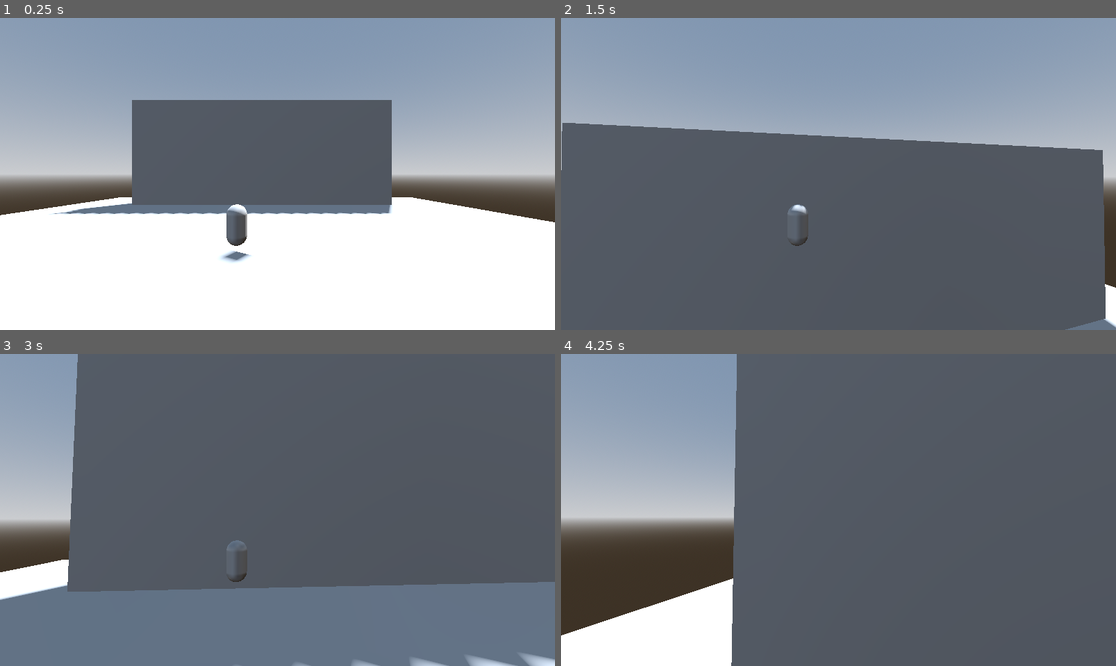
Above: before the commit, frames 1-4 (two rows, left to right).
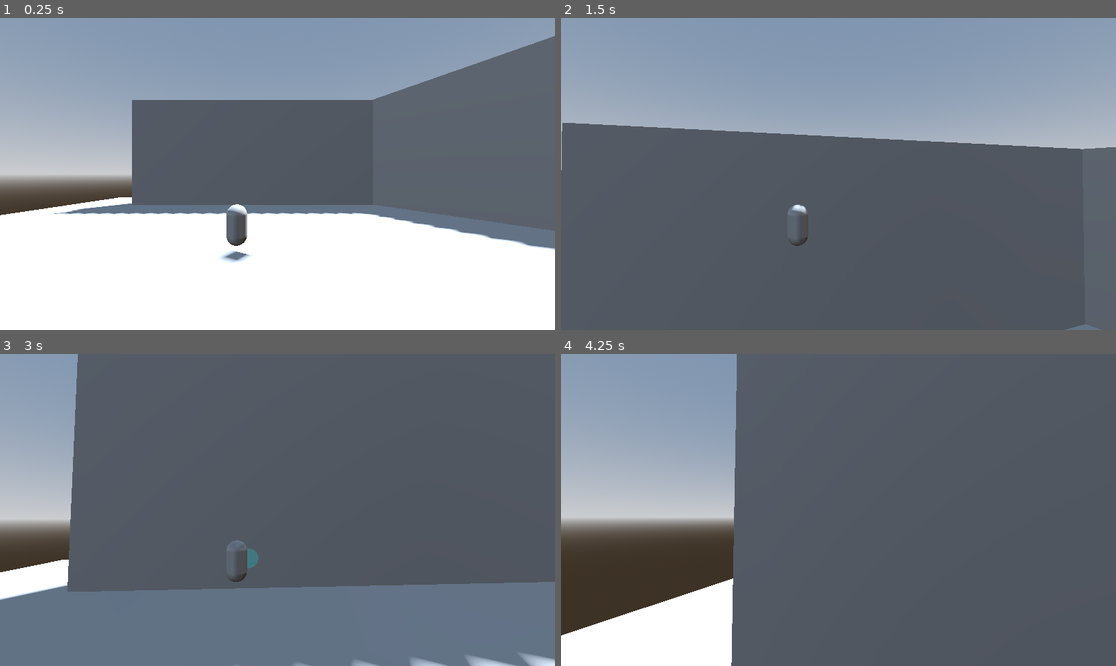
Above: after the commit, the same moments.

Repository: RoaFE/PizzaJam-16
Game: Godot game, scene res://Scenes/test.tscn
The game is run twice, just before and just after one commit, with the same random seed, the same clock (stepped at 60 frames per second) and the same inputs.
Inputs (mouse positions are in pixels of both pictures, inside the frame that each line leads up to):
- Up to frame 1 (0.25 s): no input
- Up to frame 2 (1.5 s): tap Enter at 0.5 s; move the mouse to (866, 174) at 0.52 s; hold W (move_forward) from 0.53 s (still down); click (866, 174) at 0.6 s; tap Space (jump) at 0.77 s; tap E (interact, bound only after the commit) at 0.8, 1.35 s; move the mouse to (810, 174) at 1.27 s
- Up to frame 3 (3 s): keep holding W (move_forward); tap Space (jump) at 1.52, 2 s; tap Mouse wheel up (last_item, bound only after the commit) at 1.55, 2.1 s; move the mouse to (288, 503) at 2.02 s; tap Mouse wheel down (next_item, bound only after the commit) at 2.3, 2.85 s; move the mouse to (271, 516) at 2.77 s
- Up to frame 4 (4.25 s): keep holding W (move_forward); tap Space (jump) at 3.02, 3.77 s; click (832, 516) at 3.05 s; move the mouse to (877, 513) at 3.52 s; click (877, 513) at 3.6 s; tap E (interact, bound only after the commit) at 3.8 s

The runs differ from the first frame. In frame 1, 16% of the frame differs, in the area x 65-100%, y 5-75%; in frame 2, 1.3%; in frame 3, 0.1%; in frame 4, nothing differs.
Error before the commit: Cannot call method 'instantiate' on a null value. (res://Scripts/Drill.gd:12)

Commit message:
Basic inventory system done + indicators

Diff:
--- /dev/null
+++ b/pizza-jam-16/Materials/Indicator.tres
@@ -0,0 +1,6 @@
+[gd_resource type="StandardMaterial3D" format=3 uid="uid://capg7rn487e6j"]
+
+[resource]
+transparency = 1
+shading_mode = 0
+albedo_color = Color(0, 0.9833336, 1, 0.19607843)
--- a/pizza-jam-16/Scenes/DrillBug.tscn
+++ b/pizza-jam-16/Scenes/DrillBug.tscn
@@ -1,8 +1,9 @@
 [gd_scene format=3 uid="uid://57kqhur3tcgo"]
 
 [ext_resource type="PackedScene" uid="uid://csu41vcu1olum" path="res://Scenes/CharacterController.tscn" id="1_b8i1x"]
-[ext_resource type="Script" uid="uid://c8flo1dpk04ir" path="res://Scripts/Drill.gd" id="2_b8i1x"]
-[ext_resource type="Script" uid="uid://bme0x1f1xvqs4" path="res://Scenes/Inventory.gd" id="2_ekfui"]
+[ext_resource type="Script" uid="uid://bme0x1f1xvqs4" path="res://Scripts/Inventory.gd" id="2_ekfui"]
+[ext_resource type="PackedScene" uid="uid://dvap6vxfbbjyc" path="res://Scenes/DrillTool.tscn" id="3_pmbcc"]
+[ext_resource type="PackedScene" uid="uid://bac4ho8vi50nr" path="res://Scenes/HammerTool.tscn" id="4_jrf37"]
 
 [node name="Char" unique_id=2034992785 instance=ExtResource("1_b8i1x")]
 collision_layer = 2
@@ -10,12 +11,16 @@
 [node name="ItemSlot" type="Node3D" parent="CollisionShape3D" parent_id_path=PackedInt32Array(1034918182) index="0" unique_id=2086904975]
 transform = Transform3D(1, 0, 0, 0, 1, 0, 0, 0, 1, 0.05, 0, 0)
 
-[node name="InputSpot" type="Node3D" parent="MeshInstance3D" parent_id_path=PackedInt32Array(1767074750) index="0" unique_id=1957297664]
+[node name="InputSpot" type="Node3D" parent="MeshInstance3D" parent_id_path=PackedInt32Array(1767074750) index="0" unique_id=1957297664 node_paths=PackedStringArray("_items")]
 transform = Transform3D(1, 0, 0, 0, 1, 0, 0, 0, 1, 0.05, 0, 0)
 script = ExtResource("2_ekfui")
+_items = [NodePath("Drill"), NodePath("Hammer")]
 
-[node name="Drill" type="Node3D" parent="MeshInstance3D/InputSpot" index="0" unique_id=890752707]
-script = ExtResource("2_b8i1x")
+[node name="Drill" parent="MeshInstance3D/InputSpot" index="0" unique_id=690692289 node_paths=PackedStringArray("_orientationSpace") instance=ExtResource("3_pmbcc")]
+_orientationSpace = NodePath("../../../Orbit")
+
+[node name="Hammer" parent="MeshInstance3D/InputSpot" index="1" unique_id=1104226804 node_paths=PackedStringArray("_orientationSpace") instance=ExtResource("4_jrf37")]
+_orientationSpace = NodePath("../../../Orbit")
 
 [node name="Orbit" parent="." index="2" unique_id=1798830263]
 transform = Transform3D(1, 0, 0, 0, 1, 0, 0, 0, 1, 0, 0.05, 0)
--- /dev/null
+++ b/pizza-jam-16/Scenes/DrillTool.tscn
@@ -0,0 +1,26 @@
+[gd_scene format=3 uid="uid://dvap6vxfbbjyc"]
+
+[ext_resource type="Script" uid="uid://c8flo1dpk04ir" path="res://Scripts/Drill.gd" id="1_mko04"]
+[ext_resource type="PackedScene" uid="uid://bmp6aynjw31j7" path="res://Scenes/DrillHole.tscn" id="2_j8xhm"]
+
+[sub_resource type="StandardMaterial3D" id="StandardMaterial3D_mko04"]
+transparency = 1
+shading_mode = 0
+albedo_color = Color(0, 0.9833336, 1, 0.19607843)
+
+[sub_resource type="SphereMesh" id="SphereMesh_j8xhm"]
+material = SubResource("StandardMaterial3D_mko04")
+radius = 0.05
+height = 0.1
+
+[node name="Drill" type="Node3D" unique_id=690692289 node_paths=PackedStringArray("_rayCast", "_indicator")]
+script = ExtResource("1_mko04")
+_drillHole = ExtResource("2_j8xhm")
+_rayCast = NodePath("RayCast3D")
+_indicator = NodePath("MeshInstance3D")
+
+[node name="RayCast3D" type="RayCast3D" parent="." unique_id=808189576]
+target_position = Vector3(0, 0, -1)
+
+[node name="MeshInstance3D" type="MeshInstance3D" parent="." unique_id=332538160]
+mesh = SubResource("SphereMesh_j8xhm")
--- /dev/null
+++ b/pizza-jam-16/Scenes/HammerTool.tscn
@@ -0,0 +1,23 @@
+[gd_scene format=3 uid="uid://bac4ho8vi50nr"]
+
+[ext_resource type="Script" uid="uid://dvc5ij22qj2rc" path="res://Scripts/hammer.gd" id="1_1s4de"]
+[ext_resource type="PackedScene" uid="uid://cuewm1i20c650" path="res://Scenes/shelf.tscn" id="2_3d236"]
+[ext_resource type="Material" uid="uid://capg7rn487e6j" path="res://Materials/Indicator.tres" id="3_3d236"]
+
+[sub_resource type="BoxMesh" id="BoxMesh_t28vx"]
+material = ExtResource("3_3d236")
+size = Vector3(0.05, 0.05, 0.05)
+
+[node name="Hammer" type="Node3D" unique_id=1104226804 node_paths=PackedStringArray("_rayCast", "_indicator")]
+script = ExtResource("1_1s4de")
+_buildable = ExtResource("2_3d236")
+_rayCast = NodePath("RayCast3D")
+_indicator = NodePath("MeshInstance3D")
+_collisionMask = 4
+
+[node name="RayCast3D" type="RayCast3D" parent="." unique_id=1867502713]
+target_position = Vector3(0, 0, -1)
+collision_mask = 4
+
+[node name="MeshInstance3D" type="MeshInstance3D" parent="." unique_id=1592066759]
+mesh = SubResource("BoxMesh_t28vx")
--- /dev/null
+++ b/pizza-jam-16/Scenes/Interactable.tscn
@@ -0,0 +1,6 @@
+[gd_scene format=3 uid="uid://g8caqri1e4sy"]
+
+[ext_resource type="Script" uid="uid://bn0880x17dwak" path="res://interactable.gd" id="1_pi15k"]
+
+[node name="Interactable" type="Node3D" unique_id=180072882]
+script = ExtResource("1_pi15k")
--- /dev/null
+++ b/pizza-jam-16/Scenes/Interactor.tscn
@@ -0,0 +1,9 @@
+[gd_scene format=3 uid="uid://bbopbtejiiyvm"]
+
+[ext_resource type="Script" uid="uid://cb208wkproylj" path="res://Scripts/Interactor.gd" id="1_cr4d8"]
+
+[node name="Node3D" type="Node3D" unique_id=720486732]
+script = ExtResource("1_cr4d8")
+
+[node name="RayCast3D" type="RayCast3D" parent="." unique_id=1105856778]
+target_position = Vector3(0, 0, -1)
--- a/pizza-jam-16/Scenes/test.tscn
+++ b/pizza-jam-16/Scenes/test.tscn
@@ -51,3 +51,12 @@
 
 [node name="CollisionShape3D" type="CollisionShape3D" parent="MeshInstance3D2/StaticBody3D" unique_id=773999099]
 shape = SubResource("BoxShape3D_8od7v")
+
+[node name="MeshInstance3D3" type="MeshInstance3D" parent="." unique_id=1254135670]
+transform = Transform3D(1.6999998, 0, -0.25980762, 0, 1.4, 0, 2.9444866, 0, 0.14999999, 2.399384, 0.6728525, -0.30869174)
+mesh = SubResource("BoxMesh_lc1oi")
+
+[node name="StaticBody3D" type="StaticBody3D" parent="MeshInstance3D3" unique_id=961742083]
+
+[node name="CollisionShape3D" type="CollisionShape3D" parent="MeshInstance3D3/StaticBody3D" unique_id=579392381]
+shape = SubResource("BoxShape3D_8od7v")
--- a/pizza-jam-16/Scripts/Drill.gd
+++ b/pizza-jam-16/Scripts/Drill.gd
@@ -2,8 +2,14 @@
 
 @export var _drillHole : PackedScene
 
+@export var _rayCast : RayCast3D
+
+@export var _indicator : Node3D
+
 func Action():
-	super.Action()
+
+	if(!_equipped):
+		return
 
 	var result = super.ShootRay()
 	if result:
@@ -14,10 +20,20 @@
 		hole.transform = align_with_z(hole.transform, result.normal)
 		hole.global_position = result.position;
 
+func _physics_process(_delta: float) -> void:
+	_rayCast.basis = _orientationSpace.basis
+	if(_rayCast.is_colliding() && _equipped):
+		_indicator.visible = true
+		var pos = _rayCast.get_collision_point()
+		_indicator.global_position = pos
+	else:
+		_indicator.visible = false
+
 
 ## Transfer to Util Class
 func align_with_z(xform, new_z):
 	xform.basis.z = new_z
+	xform.basis.y = Vector3(0,1,0)
 	xform.basis.x = -xform.basis.y.cross(new_z)
 	xform.basis = xform.basis.orthonormalized()
 	return xform
--- /dev/null
+++ b/pizza-jam-16/Scripts/Interactor.gd
@@ -0,0 +1,26 @@
+extends Node3D
+
+@export var _rayCast : RayCast3D
+
+var _curIntercatble : Interactable
+
+# Called when the node enters the scene tree for the first time.
+func _ready() -> void:
+	pass # Replace with function body.
+
+func _physics_process(_delta: float) -> void:
+	if(_rayCast.is_colliding()):
+		var object = _rayCast.get_collider()
+		if object is CollisionObject3D and object.get_parent_node_3d() is Interactable:
+			EvaluateInteractable(object.get_parent_node_3d())
+	if(Input.is_action_just_pressed("interact") && _curIntercatble != null):
+		_curIntercatble.Interact();
+
+
+func EvaluateInteractable(interactable : Interactable):
+	if(interactable == _curIntercatble):
+		return
+	if(_curIntercatble != null):
+		#clear up
+		_curIntercatble = null
+	_curIntercatble = interactable
--- a/pizza-jam-16/Scenes/Inventory.gd
+++ b/pizza-jam-16/Scripts/Inventory.gd
@@ -5,6 +5,26 @@
 var _equippedIndex : int = 0
 
 var _curEquipped : Equipable
+
+func _ready() -> void:
+	for item in _items:
+		if(item != null):
+			item.OnUnequip()
+
+func _process(_delta: float) -> void:
+	if(Input.is_action_just_pressed("next_item")):
+		if(_items.size() == 0):
+			pass
+		_equippedIndex = (_equippedIndex + 1) % _items.size()
+		EquipItem(_equippedIndex)
+	if(Input.is_action_just_pressed("last_item")):
+		if(_items.size() == 0):
+			pass
+		_equippedIndex = (_equippedIndex - 1)
+		if(_equippedIndex < 0):
+			_equippedIndex = _items.size() - 1
+		EquipItem(_equippedIndex)
+
 
 func AddItem(equipable : Equipable):
 	_items.push_back(equipable)
@@ -30,8 +50,11 @@
 	if ValidateIndex(index):
 		_curEquipped = _items[index]
 		_curEquipped.OnEquip()
+		print(_curEquipped.name + " equipped")
 
+func UnEquipCurrentItem():
+	if _curEquipped != null:
+		_curEquipped.OnUnequip()
 
 func ValidateIndex(index : int) -> bool:
-
-	return index > 0 && index < _items.size()
+	return index >= 0 && index < _items.size()
--- a/pizza-jam-16/Scripts/hammer.gd
+++ b/pizza-jam-16/Scripts/hammer.gd
@@ -4,14 +4,34 @@
 
 var _buildPoints : Array[Dictionary]
 
+@export var _rayCast : RayCast3D
+
+@export var _indicator : Node3D
+
+func _physics_process(_delta: float) -> void:
+	_rayCast.basis = _orientationSpace.basis
+	if(_rayCast.is_colliding() && _rayCast.get_collider() is CollisionObject3D && _equipped):
+		_indicator.visible = true
+		var pos = (_rayCast.get_collider() as CollisionObject3D).global_position
+		_indicator.global_position = pos
+	else:
+		_indicator.visible = false
+
 func Action():
-	super.Action()
+	if(!_equipped):
+		return
 	var result = super.ShootRay()
 
 	if result:
+		if(_buildPoints.find(result) != -1):
+			return
 		_buildPoints.push_back(result)
 		if(_buildPoints.size() == 2):
 			Build()
+
+func OnUnequip():
+	super.OnUnequip()
+	_buildPoints.clear()
 
 func Build():
 	var pos0 : Vector3 = (_buildPoints[0].collider as Node3D).global_position;
@@ -29,7 +49,10 @@
 
 	var left = (pos0 - pos1).normalized()
 	var forward = (_buildPoints[0].collider.basis.z + _buildPoints[1].collider.basis.z).normalized()
-	var up = left.cross(forward);
+	var up = left.cross(forward).normalized();
+	if(up.y < 0):
+		up = -up
+
 
 	builtThing.global_position = midPoint
 	builtThing.basis = Basis(left,up,forward)
--- a/pizza-jam-16/Scripts/tool.gd
+++ b/pizza-jam-16/Scripts/tool.gd
@@ -19,7 +19,7 @@
 
 func Action():
 	if(!_equipped):
-		pass
+		return
 
 func ShootRay() -> Dictionary:
 	var space_state = get_world_3d().direct_space_state
--- /dev/null
+++ b/pizza-jam-16/interactable.gd
@@ -0,0 +1,14 @@
+@abstract
+class_name Interactable
+
+extends Node3D
+
+@export var _oneShot : bool = false
+
+var _used : bool = false
+
+# Called when the node enters the scene tree for the first time.
+func Interact():
+	if(_oneShot):
+		_used = true;
+	pass
--- a/pizza-jam-16/project.godot
+++ b/pizza-jam-16/project.godot
@@ -47,6 +47,23 @@
 "events": [Object(InputEventMouseButton,"resource_local_to_scene":false,"resource_name":"","device":-1,"window_id":0,"a …(257 unchanged characters)…
 ]
 }
+next_item={
+"deadzone": 0.2,
+"events": [Object(InputEventMouseButton,"resource_local_to_scene":false,"resource_name":"","device":-1,"window_id":0,"alt_pressed":false,"shift_pressed":false,"ctrl_pressed":false,"meta_pressed":false,"button_mask":16,"position":Vector2(604, 26),"global_position":Vector2(613, 74),"factor":1.0,"button_index":5,"canceled":false,"pressed":true,"double_click":false,"script":null)
+, Object(InputEventKey,"resource_local_to_scene":false,"resource_name":"","device":-1,"window_id":0,"alt_pressed":false,"shift_pressed":false,"ctrl_pressed":false,"meta_pressed":false,"pressed":false,"keycode":0,"physical_keycode":88,"key_label":0,"unicode":120,"location":0,"echo":false,"script":null)
+]
+}
+last_item={
+"deadzone": 0.2,
+"events": [Object(InputEventMouseButton,"resource_local_to_scene":false,"resource_name":"","device":-1,"window_id":0,"alt_pressed":false,"shift_pressed":false,"ctrl_pressed":false,"meta_pressed":false,"button_mask":8,"position":Vector2(259, 19),"global_position":Vector2(268, 67),"factor":1.0,"button_index":4,"canceled":false,"pressed":true,"double_click":false,"script":null)
+, Object(InputEventKey,"resource_local_to_scene":false,"resource_name":"","device":-1,"window_id":0,"alt_pressed":false,"shift_pressed":false,"ctrl_pressed":false,"meta_pressed":false,"pressed":false,"keycode":0,"physical_keycode":90,"key_label":0,"unicode":122,"location":0,"echo":false,"script":null)
+]
+}
+interact={
+"deadzone": 0.2,
+"events": [Object(InputEventKey,"resource_local_to_scene":false,"resource_name":"","device":-1,"window_id":0,"alt_pressed":false,"shift_pressed":false,"ctrl_pressed":false,"meta_pressed":false,"pressed":false,"keycode":0,"physical_keycode":69,"key_label":0,"unicode":101,"location":0,"echo":false,"script":null)
+]
+}
 
 [layer_names]
 
Not shown, added: pizza-jam-16/Scripts/Interactor.gd.uid
Renamed: pizza-jam-16/Scenes/Inventory.gd.uid -> pizza-jam-16/Scripts/Inventory.gd.uid
Not shown, added: pizza-jam-16/interactable.gd.uid
